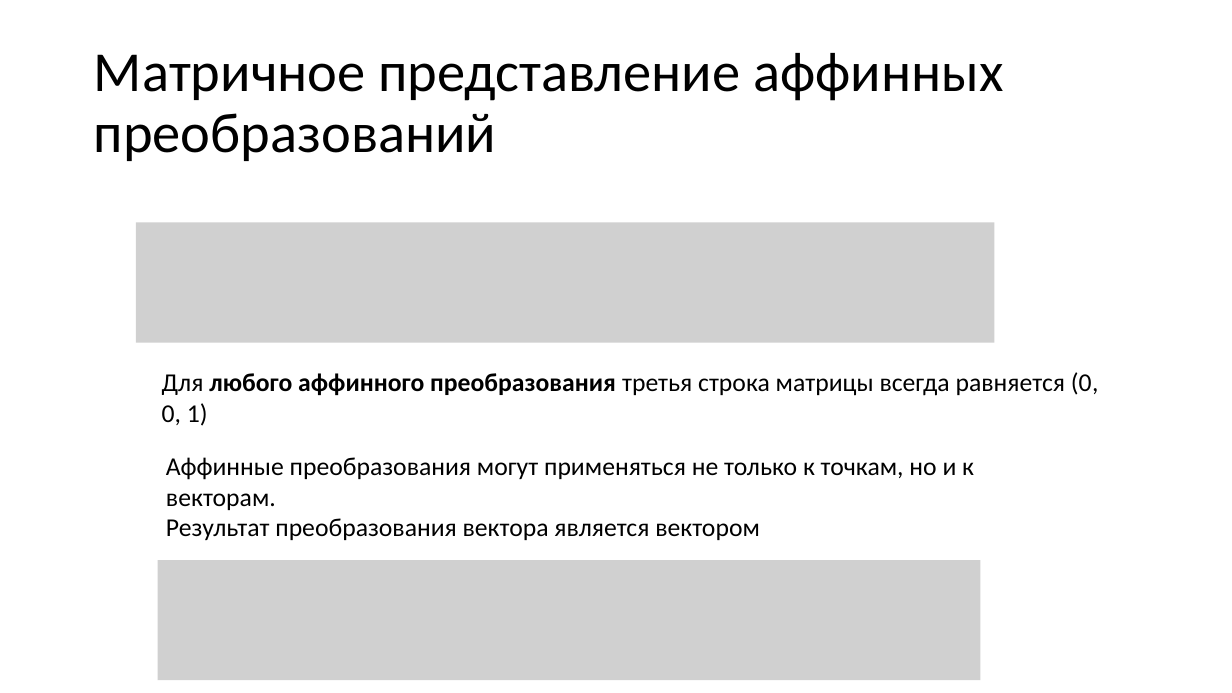
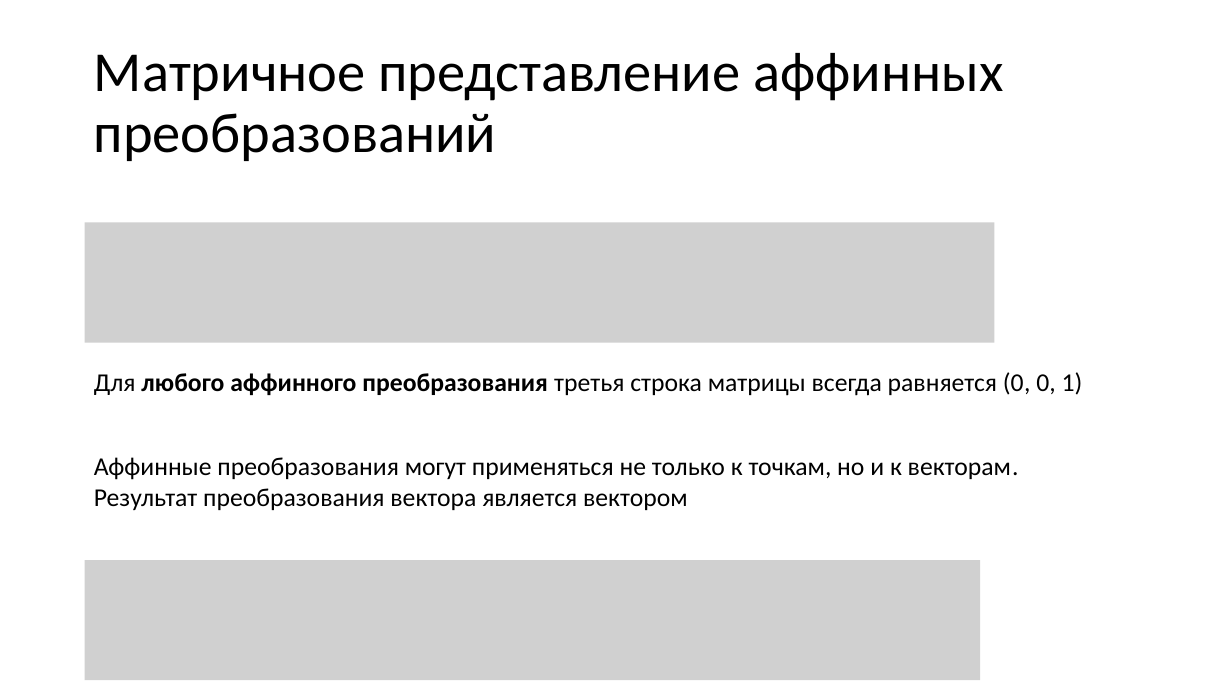
Before and after one commit to alexey-malov/cg-course, a slide deck: slide 82 of lectures/03 - Векторный анализ, трансформации и матрицы.pptx (slide 78 before the commit). Drawn at 1232x693 pixels with LibreOffice and Linux fonts; fonts in the diff are those of the drawing; grey boxes stand for pictures. Boxes give left, top, right and bottom in pixels: in the first picture for what was removed or moved away, otherwise in the second. Text is boxed around its words. In the diff, an @@ line names an element or a change of style, - is before the commit and + after.

Commit message:
Обновил лекцию по векторам и матрицам

```diff
--- a/lectures/03 - Векторный анализ, трансформации и матрицы.pptx
+++ b/lectures/03 - Векторный анализ, трансформации и матрицы.pptx
@@ picture: place and size @@
-picture at (136,223,994,343)
+picture at (85,223,994,343)
@@ text "Для любого аффинного преобразования третья ..." rewrapped from (162,372,1099,426) to (94,372,1083,396) @@
@@ text "Аффинные преобразования могут применяться не ..." rewrapped from (166,457,974,540) to (94,457,1019,510) @@
@@ picture: place and size @@
-picture at (158,560,981,680)
+picture at (85,560,981,680)
```
Also in this commit, not shown: 5 other slides changed, 4 slides added.
